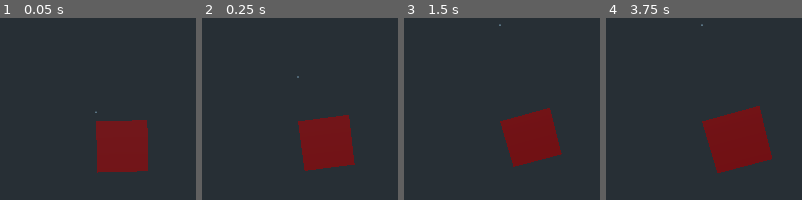
Above: before the commit, frames 1-4 (left to right).
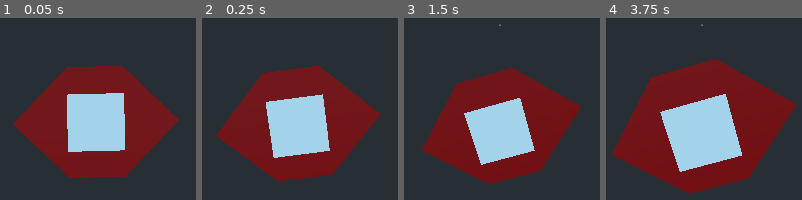
Above: after the commit, the same moments.

Repository: nestorac/earth
Game: Godot game, scene res://Globe.tscn
The game is run twice, just before and just after one commit, with the same random seed, the same clock (stepped at 60 frames per second) and the same inputs.
Inputs (mouse positions are in pixels of both pictures, inside the frame that each line leads up to):
- Up to frame 1 (0.05 s): no input
- Up to frame 2 (0.25 s): no input
- Up to frame 3 (1.5 s): move the mouse to (outside the picture) at 0.52 s; hold W (set_forest) 0.53-1.28 s; tap Enter at 1.25 s; move the mouse to (outside the picture) at 1.27 s; tap E (set_land) at 1.35 s
- Up to frame 4 (3.75 s): tap Space (spawn_cells) at 2, 2.85, 3.5 s; move the mouse to (782, 18) at 2.02 s; hold Q (set_sea) 2.03-2.78 s; tap Enter at 2.75 s; move the mouse to (outside the picture) at 2.77 s; move the mouse to (outside the picture) at 3.52 s; hold Mouse wheel down (zoom_in) from 3.53 s (still down)

The runs differ from the first frame. In frame 1, 30% of the frame differs, in the area x 6-92%, y 26-88%; in frame 2, 30%; in frame 3, 29%; in frame 4, 39%, in the area x 3-97%, y 22-97%.
Error in both runs: Attempt to call function 'get_surface_material' in base 'null instance' on a null instance. (res://Scripts/hexagon.gd:7)

Commit message:
Hexagon, still not regular.

Diff:
--- a/Globe.tscn
+++ b/Globe.tscn
@@ -1,10 +1,12 @@
-[gd_scene load_steps=6 format=2]
+[gd_scene load_steps=7 format=2]
 
 [ext_resource path="res://Scripts/Globe.gd" type="Script" id=1]
 [ext_resource path="res://triangle.tscn" type="PackedScene" id=2]
 [ext_resource path="res://Scripts/CamBase.gd" type="Script" id=3]
 [ext_resource path="res://Scenes/ArrayMesh.tres" type="ArrayMesh" id=4]
-[ext_resource path="res://Scripts/MeshGen.gd" type="Script" id=5]
+[ext_resource path="res://Scripts/HexGen.gd" type="Script" id=5]
+
+[sub_resource type="PlaneMesh" id=1]
 
 [node name="Globe" type="Spatial"]
 script = ExtResource( 1 )
@@ -31,3 +33,8 @@
 [node name="MeshInstance2" type="MeshInstance" parent="."]
 
 [node name="MeshInstance3" type="MeshInstance" parent="."]
+transform = Transform( 1, 0, 0, 0, 1, 0, 0, 0, 1, 0, 0.485723, 0 )
+
+[node name="MeshInstance4" type="MeshInstance" parent="."]
+transform = Transform( 0.5, 0, 0, 0, 0.5, 0, 0, 0, 0.5, 0, 0.685515, 0 )
+mesh = SubResource( 1 )
--- a/Scripts/HexGen.gd
+++ b/Scripts/HexGen.gd
@@ -8,19 +8,40 @@
 
 
 func _ready():
-	vertices.push_back(Vector3(2,0,0))
-	vertices.push_back(Vector3(1,0,-2))
-	vertices.push_back(Vector3(-1,0,-2))
-	vertices.push_back(Vector3(-2,0,0))
-	vertices.push_back(Vector3(-1,0,2))
-	vertices.push_back(Vector3(1,0,2))
+	vertices.push_back(Vector3(-0.5,0,1))
+	vertices.push_back(Vector3(-1.5,0,0))
+	vertices.push_back(Vector3(-0.5,0,-1))
+	vertices.push_back(Vector3(0.5,0,-1))
+	vertices.push_back(Vector3(1.5,0,0))
+	vertices.push_back(Vector3(0.5,0,1))
+#
+	UVs.push_back(Vector2(0.5,1))
+	UVs.push_back(Vector2(1.5,0))
+	UVs.push_back(Vector2(0.5,-1))
+	UVs.push_back(Vector2(-0.5,-1))
+	UVs.push_back(Vector2(-1.5,0))
+	UVs.push_back(Vector2(-0.5,1))
 
-	UVs.push_back(Vector2(0,0))
-	UVs.push_back(Vector2(0,1))
-	UVs.push_back(Vector2(1,1))
-	UVs.push_back(Vector2(1,0))
-	UVs.push_back(Vector2(1,0))
-	UVs.push_back(Vector2(1,0))
+##	vertices.push_back(Vector3(0,0,0))
+##	vertices.push_back(Vector3(0,0,1))
+##	vertices.push_back(Vector3(1,0,0))
+##
+##	UVs.push_back(Vector2(0,0))
+##	UVs.push_back(Vector2(0,1))
+###	UVs.push_back(Vector2(1,0))
+#	vertices.push_back(Vector3(1,0,0))
+#	vertices.push_back(Vector3(0,0,1))
+#	vertices.push_back(Vector3(0,0,0))
+##	vertices.push_back(Vector3(0,0,1))
+##	vertices.push_back(Vector3(1,0,0))
+##	vertices.push_back(Vector3(1,0,1))
+##	vertices.push_back(Vector3(0,0,1))
+##	vertices.push_back(Vector3(0,0,0))
+#
+#	UVs.push_back(Vector2(0,0))
+#	UVs.push_back(Vector2(0,1))
+##	UVs.push_back(Vector2(1,1))
+#	UVs.push_back(Vector2(1,0))
 
 	mat.albedo_color = color
 
